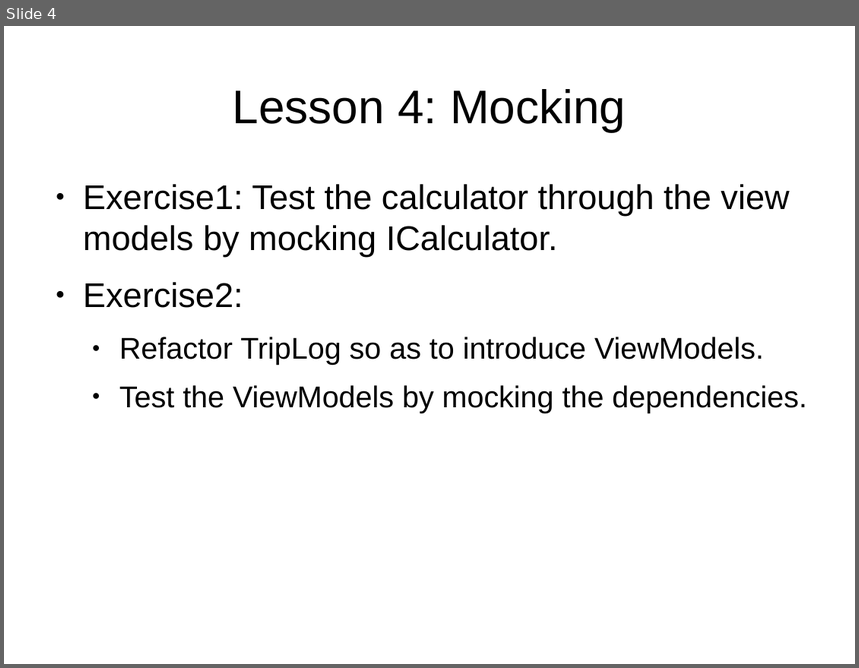
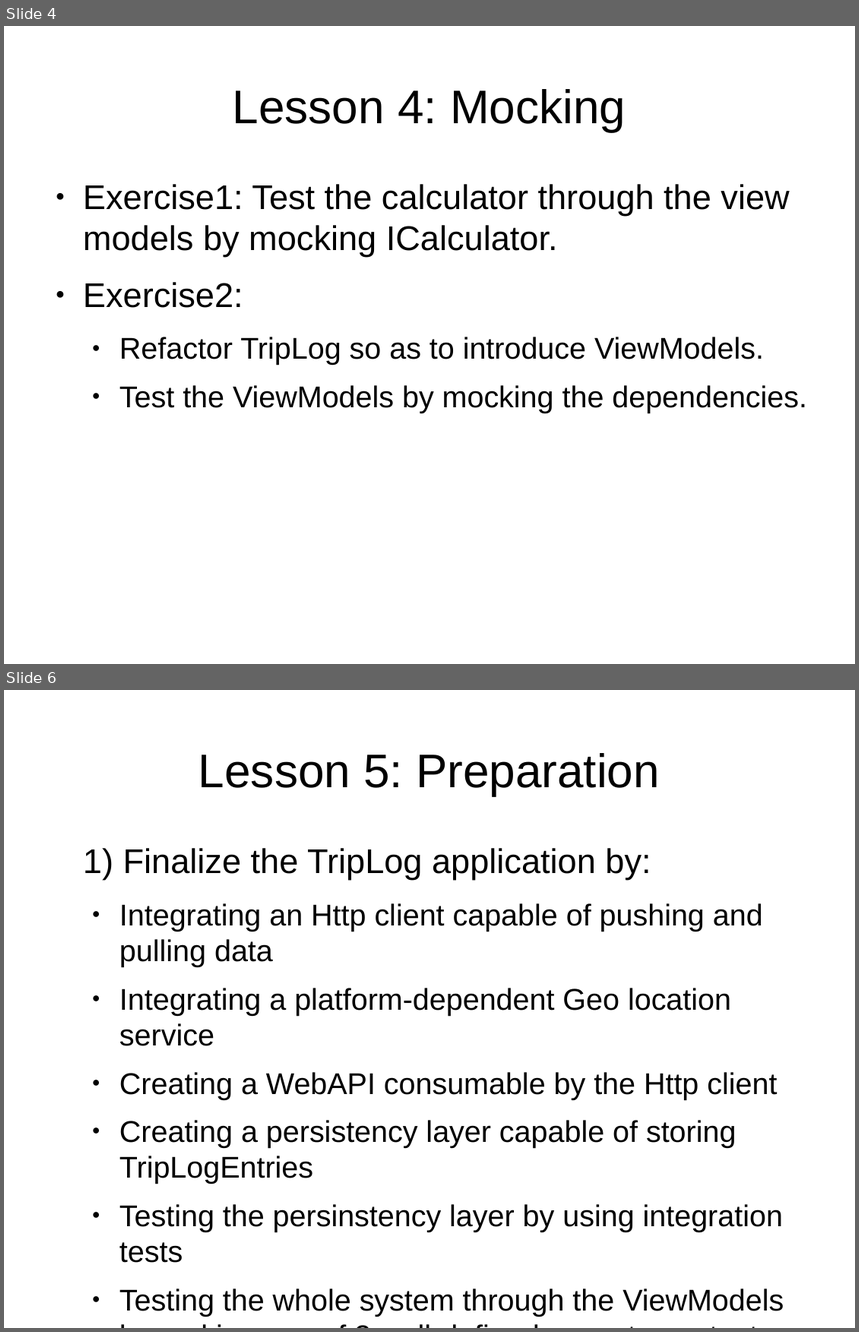
Before and after one commit to umbgtt10/TripLogFinal, a slide deck: Lessons/Lesson4/Lesson.odp. Shown one above the other, each under a label of ours: slide 4 before the commit, slides 4 and 6 after it; the slides between them are not shown. The pictures are 859x668 and 859x1332 pixels, drawn with LibreOffice and Linux fonts; fonts in the diff are those of the drawing. Boxes give left, top, right and bottom in pixels: in the first picture for what was removed or moved away, otherwise in the second. Text is boxed around its words. In the diff, an @@ line names an element or a change of style, - is before the commit and + after.

Commit message:
Tests added.

```diff
--- a/Lessons/Lesson4/Lesson.odp
+++ b/Lessons/Lesson4/Lesson.odp
@@ slide 6 added at (4,690,855,1328), background #FFFFFF @@
@@ title added at (199,753,660,796), 44 pt, text #000000 @@
+Lesson 5: Preparation
@@ text added at (83,848,784,1317), 28 pt, text #000000 @@
+1) Finalize the TripLog application by:
+  ● Integrating an Http client capable of pushing and pulling data
+  ● Integrating a platform-dependent Geo location service
+  ● Creating a WebAPI consumable by the Http client
+  ● Creating a persistency layer capable of storing TripLogEntries
+  ● Testing the persinstency layer by using integration tests
+  ● Testing the whole system through the ViewModels by making use of 2 well-defined acceptance tests.
```
Also in this commit, not shown: 1 other slide added, 3 slides removed, 18 other files.
